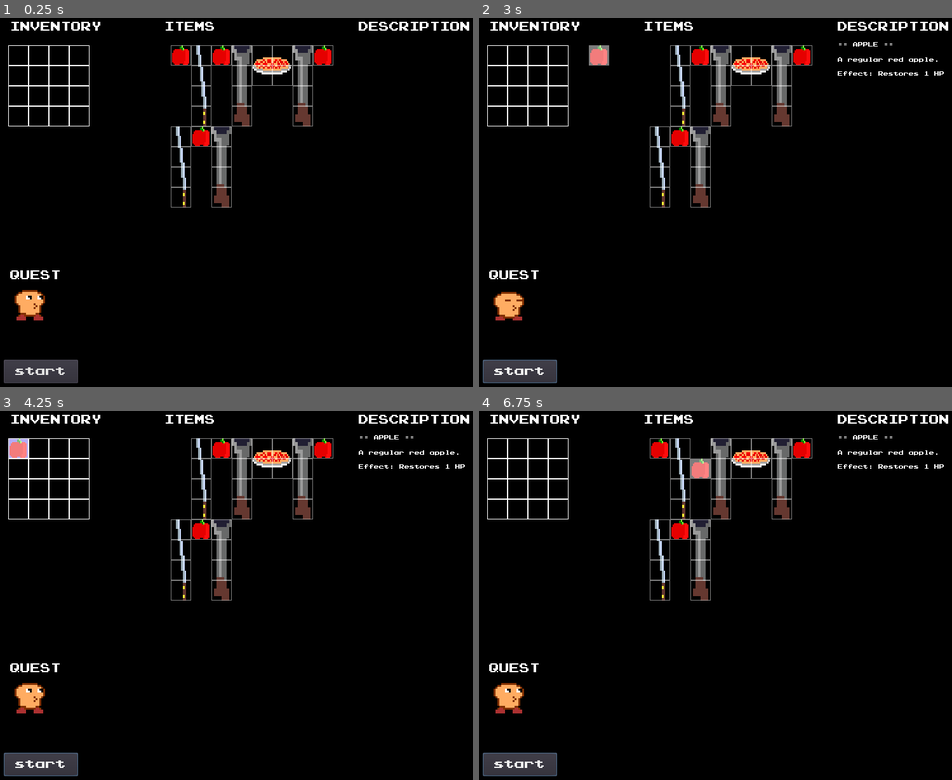
Above: before the commit, frames 1-4 (two rows, left to right).
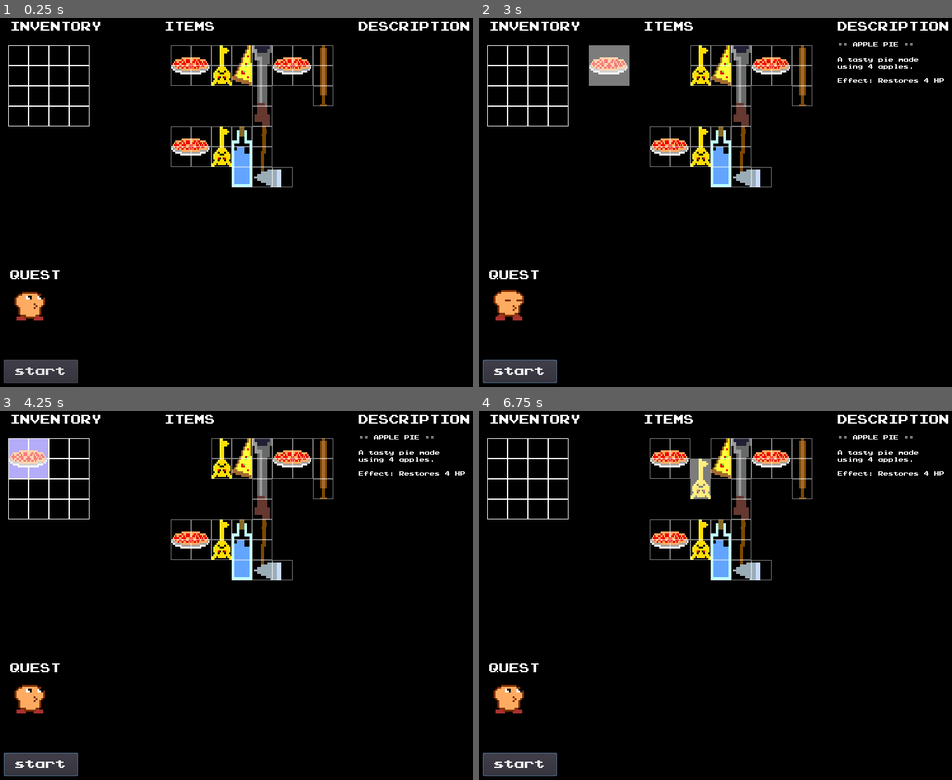
Above: after the commit, the same moments.

Repository: mcerdeira/inventory
Game: Godot game, scene res://scenes/Main.tscn
The game is run twice, just before and just after one commit, with the same random seed, the same clock (stepped at 60 frames per second) and the same inputs.
Inputs (mouse positions are in pixels of both pictures, inside the frame that each line leads up to):
- Up to frame 1 (0.25 s): no input
- Up to frame 2 (3 s): click "start" at 0.5 s; click "start" at 1.25 s; click "start" at 2 s; drag from (658, 54) to (497, 54) at 2.77 s
- Up to frame 3 (4.25 s): drag from (203, 477) to (18, 447) at 3.52 s
- Up to frame 4 (6.75 s): tap Enter at 4.25 s; move the mouse to (701, 447) at 4.27 s; click (701, 447) at 4.42 s; drag from (720, 477) to (516, 447) at 5.02 s; drag from (753, 458) to (535, 447) at 5.77 s; drag from (781, 477) to (535, 447) at 6.52 s

The runs differ from the first frame. In frame 1, 5.7% of the frame differs, in the area x 3-71%, y 7-82%; in frame 2, 6.6%, in the area x 3-99%, y 6-82%; in frame 3, 6.6%; in frame 4, 6.2%.

Commit message:
Mas tipos de items

Diff:
--- /dev/null
+++ b/src/scenes/ItemE.tscn
@@ -0,0 +1,33 @@
+[gd_scene load_steps=6 format=2]
+
+[ext_resource path="res://sprites/pizza_spr_0.png" type="Texture" id=1]
+[ext_resource path="res://scenes/ItemI.gd" type="Script" id=2]
+[ext_resource path="res://scenes/Area2D.gd" type="Script" id=4]
+[ext_resource path="res://scenes/ItemSlot.tscn" type="PackedScene" id=5]
+
+[sub_resource type="RectangleShape2D" id=1]
+extents = Vector2( 15, 31 )
+
+[node name="ItemE" type="Node2D"]
+script = ExtResource( 2 )
+
+[node name="Sprite" type="Sprite" parent="."]
+position = Vector2( 0, 16 )
+texture = ExtResource( 1 )
+
+[node name="ItemSlot" parent="." instance=ExtResource( 5 )]
+
+[node name="ItemSlot2" parent="." instance=ExtResource( 5 )]
+position = Vector2( 0, 32 )
+
+[node name="Area2D" type="Area2D" parent="."]
+position = Vector2( 0, 48 )
+script = ExtResource( 4 )
+
+[node name="CollisionShape2D" type="CollisionShape2D" parent="Area2D"]
+position = Vector2( 0, -32 )
+shape = SubResource( 1 )
+
+[connection signal="area_entered" from="Area2D" to="." method="_on_Area2D_area_entered"]
+[connection signal="area_exited" from="Area2D" to="." method="_on_Area2D_area_exited"]
+[connection signal="input_event" from="Area2D" to="." method="_on_Area2D_input_event"]
--- /dev/null
+++ b/src/scenes/ItemsmallI.tscn
@@ -0,0 +1,35 @@
+[gd_scene load_steps=6 format=2]
+
+[ext_resource path="res://sprites/bat_spr_0.png" type="Texture" id=1]
+[ext_resource path="res://scenes/ItemI.gd" type="Script" id=2]
+[ext_resource path="res://scenes/Area2D.gd" type="Script" id=4]
+[ext_resource path="res://scenes/ItemSlot.tscn" type="PackedScene" id=5]
+
+[sub_resource type="RectangleShape2D" id=1]
+extents = Vector2( 15, 47.25 )
+
+[node name="ItemsmallI" type="Node2D"]
+script = ExtResource( 2 )
+
+[node name="Sprite" type="Sprite" parent="."]
+texture = ExtResource( 1 )
+
+[node name="ItemSlot" parent="." instance=ExtResource( 5 )]
+position = Vector2( 0, -32 )
+
+[node name="ItemSlot2" parent="." instance=ExtResource( 5 )]
+
+[node name="ItemSlot3" parent="." instance=ExtResource( 5 )]
+position = Vector2( 0, 32 )
+
+[node name="Area2D" type="Area2D" parent="."]
+position = Vector2( 0, 16 )
+script = ExtResource( 4 )
+
+[node name="CollisionShape2D" type="CollisionShape2D" parent="Area2D"]
+position = Vector2( 0, -16.25 )
+shape = SubResource( 1 )
+
+[connection signal="area_entered" from="Area2D" to="." method="_on_Area2D_area_entered"]
+[connection signal="area_exited" from="Area2D" to="." method="_on_Area2D_area_exited"]
+[connection signal="input_event" from="Area2D" to="." method="_on_Area2D_input_event"]
--- a/src/scenes/Main.gd
+++ b/src/scenes/Main.gd
@@ -5,6 +5,8 @@
 var ItemO = preload("res://scenes/ItemO.tscn")
 var ItemI = preload("res://scenes/ItemI.tscn")
 var ItemL = preload("res://scenes/ItemL.tscn")
+var ItemsmallI = preload("res://scenes/ItemsmallI.tscn")
+var ItemE = preload("res://scenes/ItemE.tscn")
 
 func _ready():
 	var _itm = null
@@ -41,11 +43,27 @@
 			if max_y < 128:
 				max_y = 128
 
+		if item.size == "E":
+			_itm = ItemE.instance()
+			itm_y = y_base + 64
+			pos = Vector2(itm_x, itm_y)
+			itm_x += 32
+			if max_y < 64:
+				max_y = 64
+
 		if item.size == "L":
 			_itm = ItemL.instance()
 			itm_y = y_base + 96
 			pos = Vector2(itm_x, itm_y)
 			itm_x += 64
+			if max_y < 96:
+				max_y = 96
+
+		if item.size == "smallI":
+			_itm = ItemsmallI.instance()
+			itm_y = y_base + 96
+			pos = Vector2(itm_x, itm_y)
+			itm_x += 32
 			if max_y < 96:
 				max_y = 96
 
--- a/src/scenes/Main.tscn
+++ b/src/scenes/Main.tscn
@@ -151,7 +151,6 @@
 
 [node name="player" type="AnimatedSprite" parent="Quest/player"]
 frames = SubResource( 5 )
-frame = 1
 playing = true
 
 [node name="eyes" type="AnimatedSprite" parent="Quest/player"]
--- a/src/scripts/Global.gd
+++ b/src/scripts/Global.gd
@@ -16,6 +16,36 @@
 	"resource": "res://sprites/apple_spr_0.png",
 }
 
+var pizza = {
+	"name": "Pizza",
+	"description": "With extra cheese!",
+	"long_description": "Restores 2 HP",
+	"type": "health",
+	"value" : 2,
+	"size": "E",
+	"resource": "res://sprites/pizza_spr_0.png"
+}
+
+var mana_bottle = {
+	"name": "Blue Potion",
+	"description": "A bottle with a blue liquid.",
+	"long_description": "Restores 1 MP",
+	"type": "mana",
+	"value" : 1,
+	"size": "smallI",
+	"resource": "res://sprites/bottle_spr_1.png"
+}
+
+var fish = {
+	"name": "Fish",
+	"description": "A smelly but healthy fish.",
+	"long_description": "Restores 2 HP",
+	"type": "health",
+	"value" : 2,
+	"size": "smallI",
+	"resource": "res://sprites/fish_spr_0.png"
+}
+
 var apple_pie = {
 	"name": "Apple pie",
 	"description": "A tasty pie made using 4 apples.",
@@ -26,6 +56,16 @@
 	"resource": "res://sprites/apple_pie_spr_0.png",
 }
 
+var key = {
+	"name": "Key",
+	"description": "A shiny and misterious key.",
+	"long_description": "Can open a chest.",
+	"type": "special",
+	"value" : 0,
+	"size": "E",
+	"resource": "res://sprites/super_key_spr_0.png"
+}
+
 var katana = {
 	"name": "Katana",
 	"description": "The fiercest weapon from japan.",
@@ -34,6 +74,16 @@
 	"value" : 3,
 	"size": "I",
 	"resource":"res://sprites/katana_spr_0.png"
+}
+
+var bat = {
+	"name": "Bat",
+	"description": "A baseball bat.",
+	"long_description": "Melee weapon that causes 1 dmg.",
+	"type": "melee",
+	"value" : 1,
+	"size": "smallI",
+	"resource":"res://sprites/bat_spr_0.png"
 }
 
 var axe = {
@@ -62,9 +112,15 @@
 	#Inicializar pools
 	HEALTH_ITEMS.push_back(apple)
 	HEALTH_ITEMS.push_back(apple_pie)
+	HEALTH_ITEMS.push_back(mana_bottle)
+	HEALTH_ITEMS.push_back(fish)
+	HEALTH_ITEMS.push_back(pizza)
+
 	WEAPON_ITEMS.push_back(shotgun)
 	WEAPON_ITEMS.push_back(axe)
 	WEAPON_ITEMS.push_back(katana)
+	WEAPON_ITEMS.push_back(bat)
+	WEAPON_ITEMS.push_back(key)
 	#Create run
 	for i in range(5):
 		var h = pick_random(HEALTH_ITEMS)
Not shown: 2 places in src/scenes/Main.tscn that only renumber resources
Binary file added: src/sprites/bat_spr_0.png
Not shown, added: src/sprites/bat_spr_0.png.import
Binary file added: src/sprites/bottle_spr_1.png
Not shown, added: src/sprites/bottle_spr_1.png.import
Binary file added: src/sprites/fish_spr_0.png
Not shown, added: src/sprites/fish_spr_0.png.import
Binary file added: src/sprites/pizza_spr_0.png
Not shown, added: src/sprites/pizza_spr_0.png.import
Binary file added: src/sprites/super_key_spr_0.png
Not shown, added: src/sprites/super_key_spr_0.png.import
